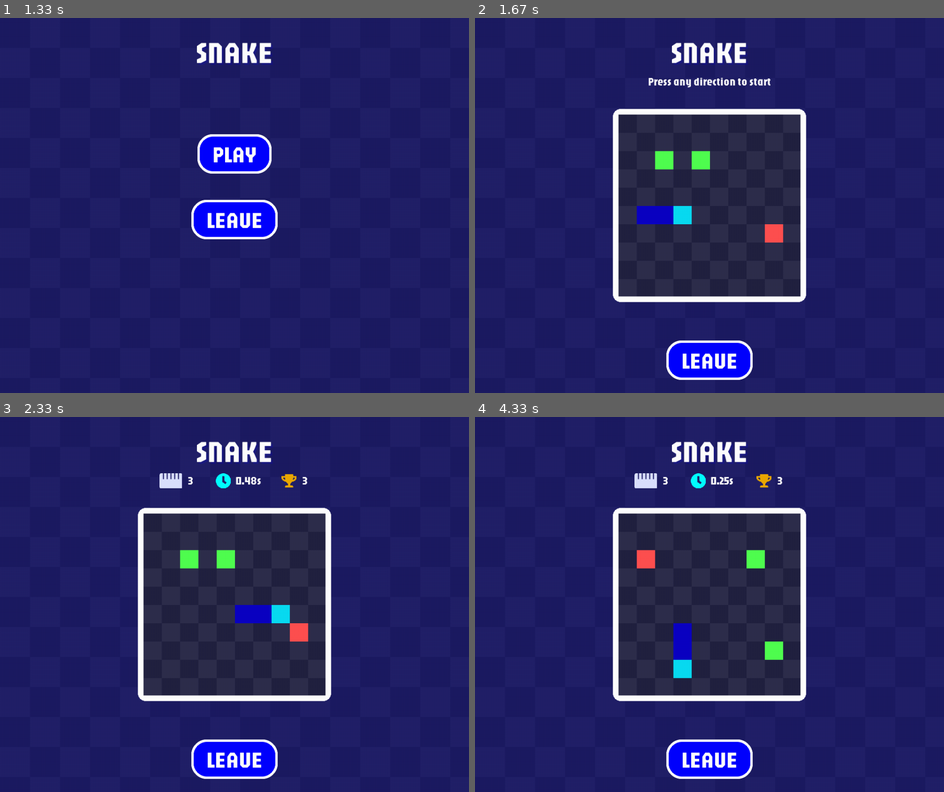
Above: before the commit, frames 1-4 (two rows, left to right).
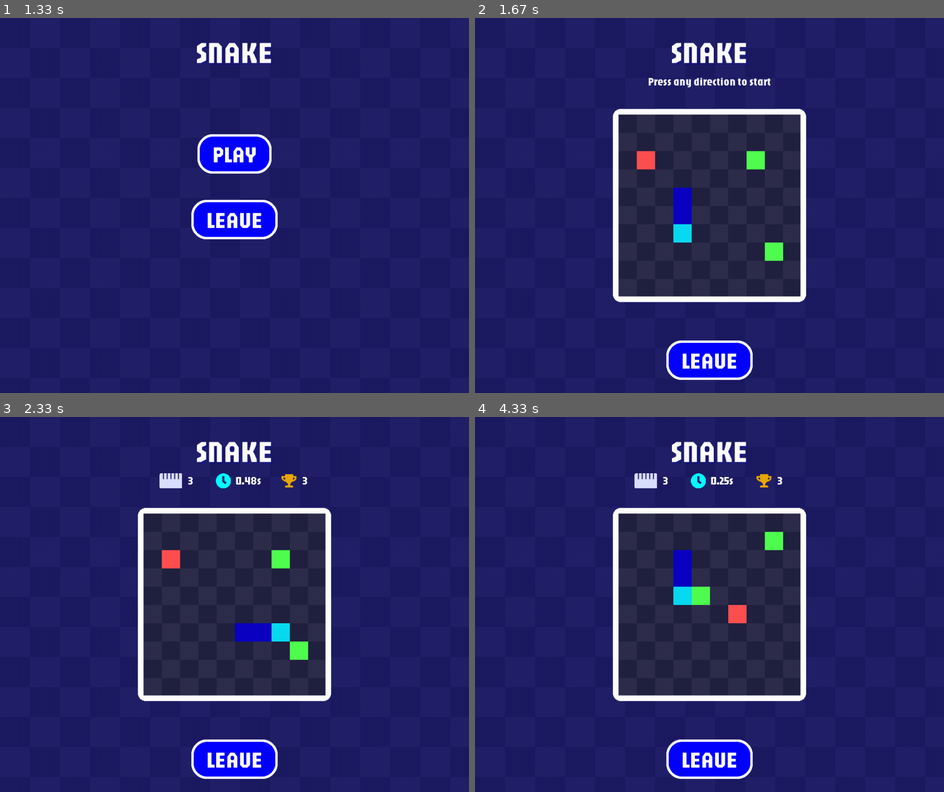
Above: after the commit, the same moments.

Repository: DevJ2K/snakeAI
Game: pygame game, started from srcs/Window.py
The game is run twice, just before and just after one commit, with the same random seed, the same clock (stepped at 60 frames per second) and the same inputs.
Inputs:
- Up to frame 1 (1.33 s): click "PLAY" at 0.38 s; tap Enter at 0.67 s; click "LEAVE" at 1.05 s
- Up to frame 2 (1.67 s): click "PLAY" at 1.55 s
- Up to frame 3 (2.33 s): hold Right 1.83-2.3 s
- Up to frame 4 (4.33 s): hold Right 2.67-3.13 s; click "REPLAY" at 3.22 s; hold Down from 4.07 s (still down)

Frame 1 is identical in both runs. In frame 2, 2.1% of the frame differs, in the area x 34-66%, y 35-65%; in frame 3, 2.3%; in frame 4, 2.4%, in the area x 34-66%, y 30-70%.

Commit message:
✅ : Avoid snake auto-kill with arrow.

Diff:
--- a/srcs/Window.py
+++ b/srcs/Window.py
@@ -39,6 +39,7 @@
         self.menu = "MAIN"
 
         self.snake = Snake(size=10, snake_length=3)
+        self.max_len = self.snake.max_snake_length
 
         self.next_direction = None
         self.speed = 7
@@ -58,8 +59,11 @@
             pass
 
     def start_new_snake(self):
+        old_max_len = self.snake.max_snake_length
+        self.max_len = max(self.max_len, old_max_len)
         self.switch_menu("GAME_INTERFACE")
         self.snake = Snake()
+        self.snake.max_snake_length = self.max_len
 
     def handle_gameloop(self):
         tick = (self.tick * self.speed) % self.FPS
@@ -74,6 +78,10 @@
                 self.snake.is_running = False
         # print(tick)
 
+    def leave_game(self):
+        self.snake = Snake()
+        self.switch_menu("MAIN")
+
 
     def handle_gameover(self):
         if self.snake.is_running == True:
@@ -85,18 +93,25 @@
         # print("HEE1")
         if self.snake.game_over == True:
             return
+        # if self.snake.is_running == False:
+        #     if key in [pygame.K_UP, pygame.K_DOWN, pygame.K_LEFT, pygame.K_RIGHT]:
+        #         self.snake.is_running = True
+        #         self.next_direction = self.snake.snake[0].direction
+        #         self.snake.start_timer()
+
+        if key == pygame.K_UP and self.snake.snake[0].direction != self.snake.DOWN:
+            self.next_direction = self.snake.UP
+        elif key == pygame.K_DOWN and self.snake.snake[0].direction != self.snake.UP:
+            self.next_direction = self.snake.DOWN
+        elif key == pygame.K_LEFT and self.snake.snake[0].direction != self.snake.RIGHT:
+            self.next_direction = self.snake.LEFT
+        elif key == pygame.K_RIGHT and self.snake.snake[0].direction != self.snake.LEFT:
+            self.next_direction = self.snake.RIGHT
+        else:
+            return
         if self.snake.is_running == False:
-            if key in [pygame.K_UP, pygame.K_DOWN, pygame.K_LEFT, pygame.K_RIGHT]:
-                self.snake.is_running = True
-                self.snake.start_timer()
-        if key == pygame.K_UP:
-            self.next_direction = self.snake.UP
-        if key == pygame.K_DOWN:
-            self.next_direction = self.snake.DOWN
-        if key == pygame.K_LEFT:
-            self.next_direction = self.snake.LEFT
-        if key == pygame.K_RIGHT:
-            self.next_direction = self.snake.RIGHT
+            self.snake.is_running = True
+            self.snake.start_timer()
     def launch(self):
         self.run = True
         while self.run:
@@ -532,8 +547,7 @@
             y=self.SCREEN_HEIGHT - 100,
             bg_default=self.theme['btn'],
             bg_hover=self.theme['btn-hover'],
-            func=self.switch_menu,
-            func_params="MAIN"
+            func=self.leave_game
         )
 
 
